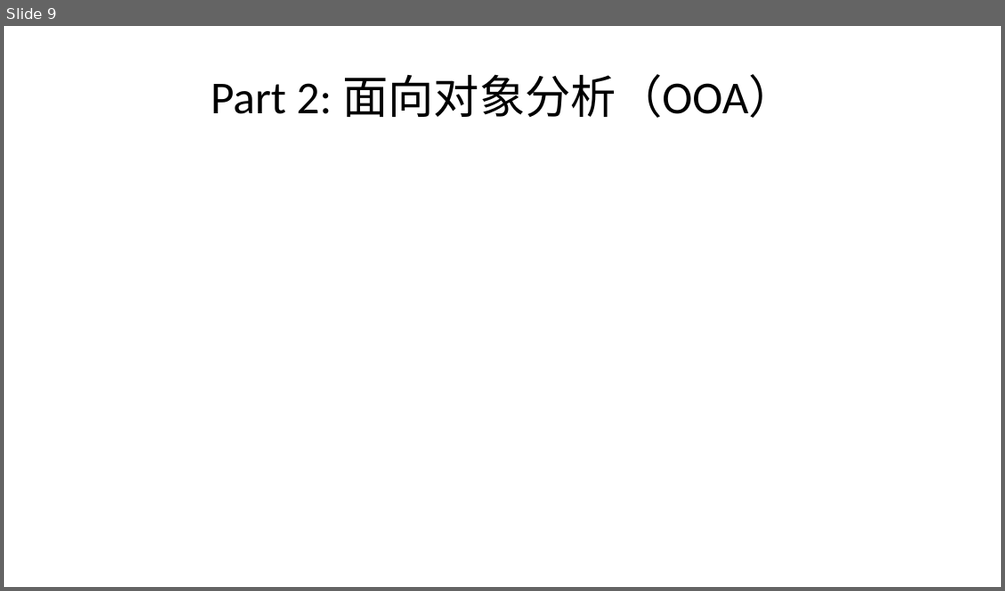
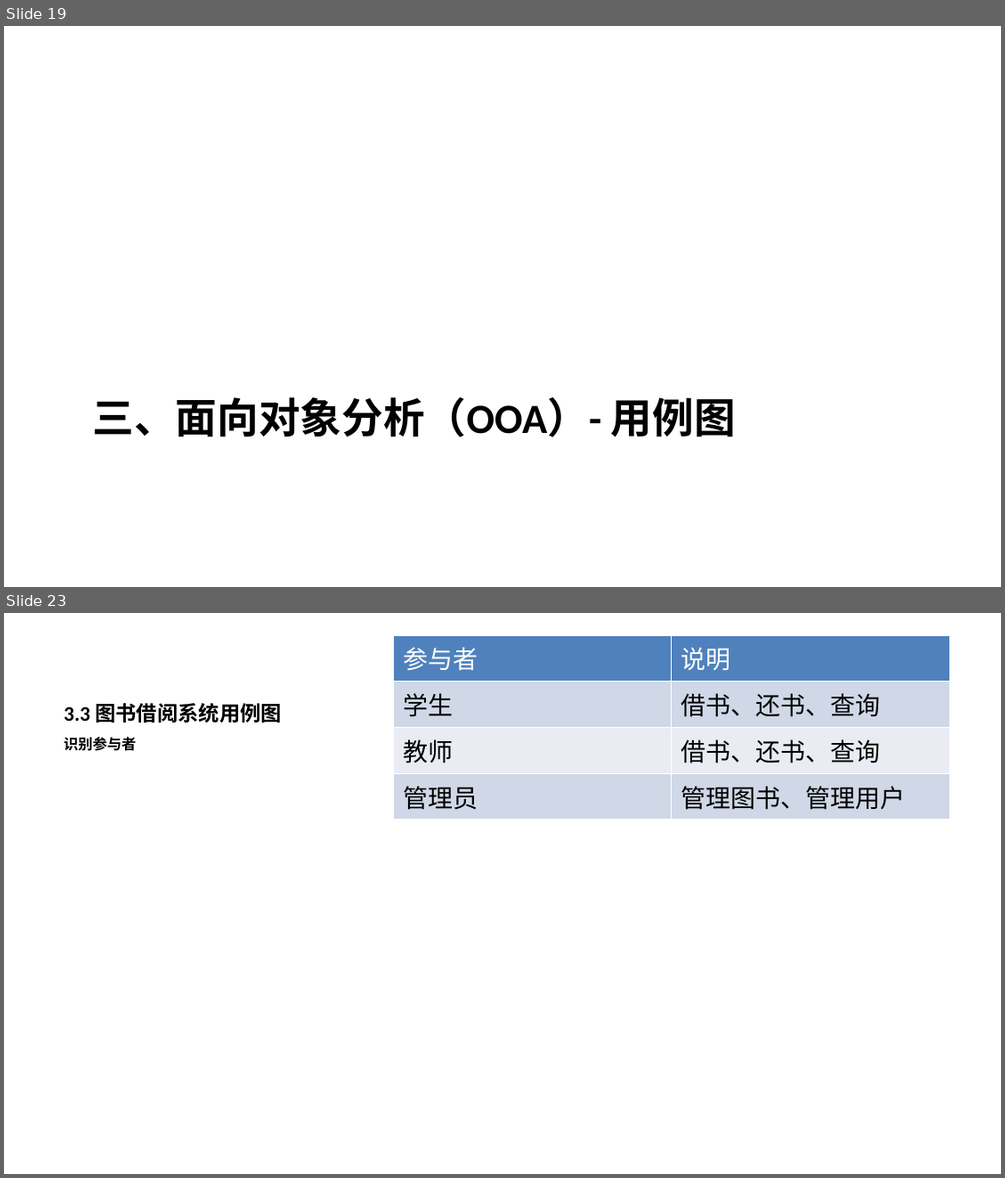
Before and after one commit to yinglichina8848/sqlrustgo, a slide deck: docs/教学计划/PPT/第3讲-面向对象分析设计与实现.pptx. Shown one above the other, each under a label of ours: slide 9 before the commit, slides 19 and 23 after it; the slides between them are not shown. The pictures are 1005x591 and 1005x1178 pixels, drawn with LibreOffice and Linux fonts; fonts in the diff are those of the drawing. Boxes give left, top, right and bottom in pixels: in the first picture for what was removed or moved away, otherwise in the second. Text is boxed around its words. In the diff, an @@ line names an element or a change of style, - is before the commit and + after.

Commit message:
docs: 重新组织第3讲PPT结构 - OOA用用例图→概念类图

```diff
--- a/docs/教学计划/PPT/第3讲-面向对象分析设计与实现.pptx
+++ b/docs/教学计划/PPT/第3讲-面向对象分析设计与实现.pptx
@@ slide 23 added at <box>4,613,1001,1174</box>, background #FFFFFF @@
@@ table added at <box>393,635,949,1112</box>, 4 rows, 2 columns @@
+参与者 | 说明
+学生 | 借书、还书、查询
+教师 | 借书、还书、查询
+管理员 | 管理图书、管理用户
@@ title added at <box>64,703,282,722</box>, 15 pt, text #000000, bold @@
+3.3 图书借阅系统用例图
@@ text added at <box>64,737,136,751</box>, 10.5 pt, text #000000, bold @@
+识别参与者
@@ what was slide 9 is now slide 19 @@
@@ slide 19 changed as well @@
@@ title "三、面向对象分析（OOA）- 用例图" at <box>93,397,736,437</box>: vertical alignment middle to top @@
@@ title at <box>93,397,736,437</box>: text changed; size 33 to 30 pt; bold on @@
-Part 2: 面向对象分析（OOA）
+三、面向对象分析（OOA）- 用例图
```
Also in this commit, not shown: 17 other slides changed, 33 other slides added, 13 slides removed.
